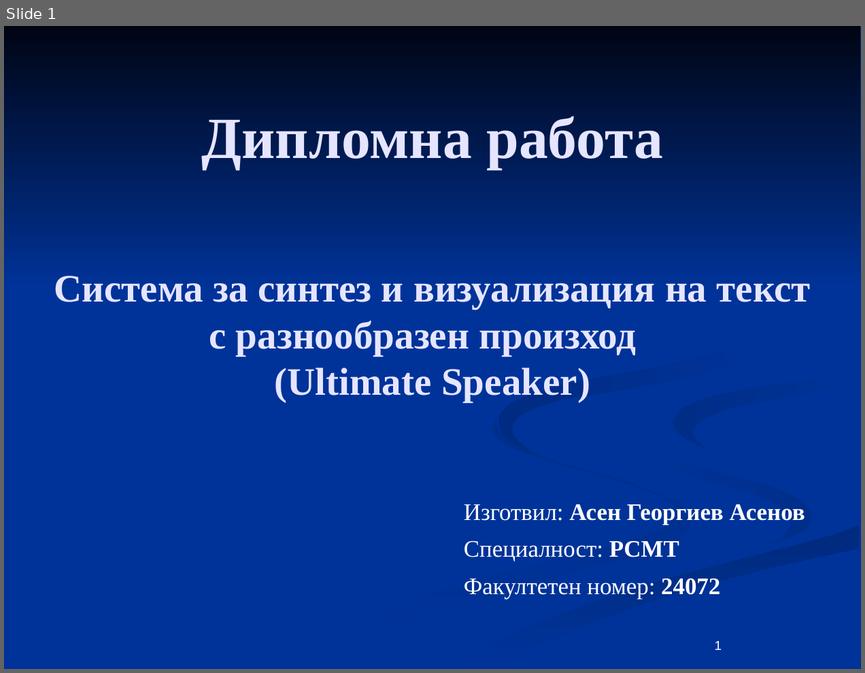
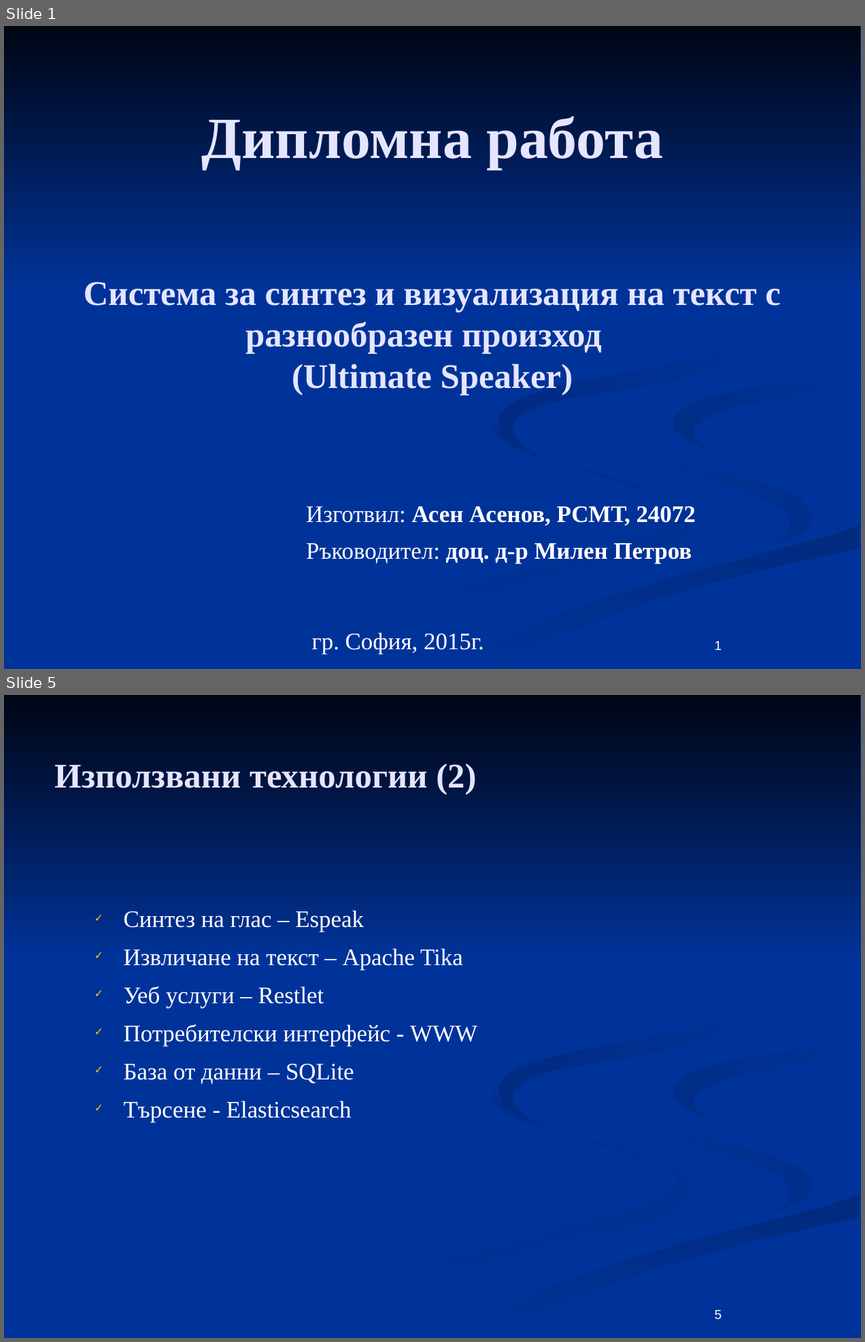
Before and after one commit to aasenov/ultimate-speaker, a slide deck: docs/Diplomna.odp. Shown one above the other, each under a label of ours: slide 1 before the commit, slides 1 and 5 after it; the slides between them are not shown. The pictures are 865x673 and 865x1342 pixels, drawn with LibreOffice and Linux fonts; fonts in the diff are those of the drawing. Boxes give left, top, right and bottom in pixels: in the first picture for what was removed or moved away, otherwise in the second. Text is boxed around its words. In the diff, an @@ line names an element or a change of style, - is before the commit and + after.

```diff
--- a/docs/Diplomna.odp
+++ b/docs/Diplomna.odp
@@ slide 5 added at (4, 695, 861, 1338), background #003399; not listed: 7 template elements that a slide beside it also shows @@
@@ title added at (54, 764, 476, 795), 32 pt, text #E5E5FF, bold @@
+Използвани технологии (2)
@@ text added at (124, 910, 477, 1122), 22 pt, text #FFFFFF @@
+✓ Синтез на глас – Espeak
+✓ Извличане на текст – Apache Tika
+✓ Уеб услуги – Restlet
+✓ Потребителски интерфейс - WWW
+✓ База от данни – SQLite
+✓ Търсене - Elasticsearch
@@ page number added at (715, 1310, 722, 1319), 12 pt, text #FFFFFF @@
+5
@@ slide 1 changed as well @@
@@ title "Система за синтез и визуализация ..." at (84, 282, 781, 395): size 36 to 32 pt @@
@@ subtitle at (306, 505, 696, 564): text changed; bold on @@
-Изготвил: Асен Георгиев Асенов
-Специалност: РСМТ
-Факултетен номер: 24072
+Изготвил: Асен Асенов, РСМТ, 24072
+Ръководител: доц. д-р Милен Петров
@@ text added at (312, 632, 484, 654), 22 pt, text #FFFFFF @@
+гр. София, 2015г.
```
Also in this commit, not shown: 10 other slides added, 9 slides removed.
